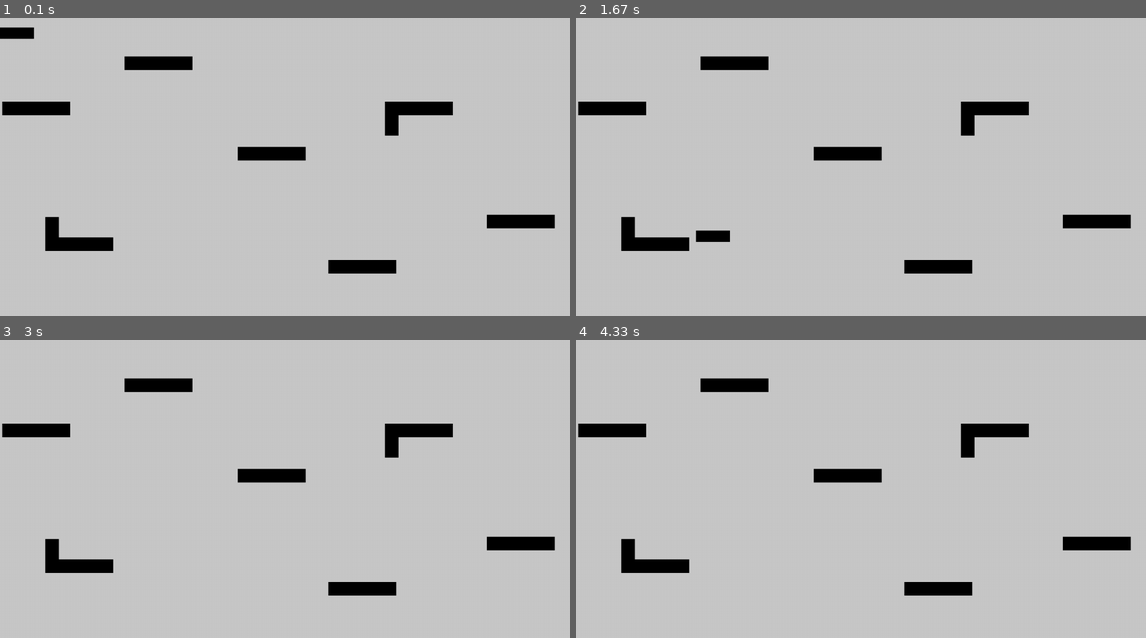
Above: before the commit, frames 1-4 (two rows, left to right).
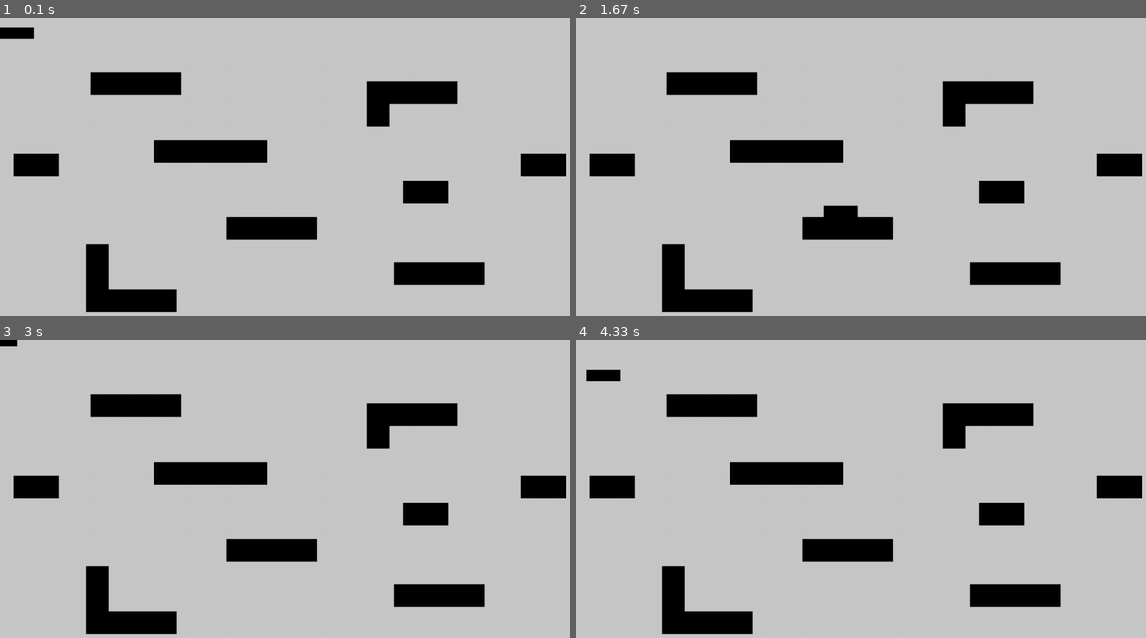
Above: after the commit, the same moments.

Repository: CS196Illinois/Group10-FA21
Game: pygame game, started from Project/basicCharacter.py
The game is run twice, just before and just after one commit, with the same random seed, the same clock (stepped at 60 frames per second) and the same inputs.
Inputs:
- Up to frame 1 (0.1 s): no input
- Up to frame 2 (1.67 s): hold Right 0.33-0.8 s; hold Up 0.83-1.13 s; hold Right 1.17-1.63 s
- Up to frame 3 (3 s): hold Left 1.67-2.2 s; tap Space at 2.57, 2.97 s; hold Left from 2.9 s (still down)
- Up to frame 4 (4.33 s): tap Space at 3.27, 3.4, 3.8, 4.1 s; release Left at 3.3 s; hold Up 3.33-3.7 s; hold Right from 3.73 s (still down)

The runs differ from the first frame. In frame 1, 14% of the frame differs, in the area x 0-100%, y 12-99%; in frame 2, 14%; in frame 3, 14%; in frame 4, 14%.

Commit message:
polish player movement, platform reconfiguration

Diff:
--- a/Project/basicCharacter.py
+++ b/Project/basicCharacter.py
@@ -9,6 +9,7 @@
     K_LEFT,
     K_RIGHT,
     K_ESCAPE,
+    K_SPACE,
     KEYDOWN,
     QUIT,
 )
@@ -19,6 +20,8 @@
 
 PLAYER_ONE_START_X = 0
 PLAYER_ONE_START_Y = 0
+
+PLAYER_MOVE_SPEED = 8
 
 class Player(pygame.sprite.Sprite):
 
@@ -32,34 +35,44 @@
 
 
     def update(self, pressed_keys, possibleCollisionSprites):
-        if self.touchingPlatform:
-            self.dx = 0
-
+        self.moving = False
         if pressed_keys[K_UP] and self.touchingPlatform:
-            self.dy = -15
+            self.dy = -20
         if pressed_keys[K_DOWN]:
             #debug float, replace with groundpound later
             self.dy = 5
         if pressed_keys[K_LEFT]:
-            if self.touchingPlatform:
-                self.dx = -5
-            elif self.dx > -5:
-                self.dx -= .5
+            self.moving = True
+            if self.dx > PLAYER_MOVE_SPEED * -1:
+                if self.touchingPlatform:
+                    self.dx -= 2
+                else:
+                    self.dx -= 1
         if pressed_keys[K_RIGHT]:
-            if self.touchingPlatform:
-                self.dx = 5
-            elif self.dx < 5:
-                self.dx += .5
+            self.moving = True
+            if self.dx < PLAYER_MOVE_SPEED:
+                if self.touchingPlatform:
+                    self.dx += 2
+                else:
+                    self.dx += 1
+        #resets character position for demo
+        if pressed_keys[K_SPACE]:
+            self.dx = 0
+            self.dy = 0
+            self.rect.center = (0,0)
+        #deceleration/friction
+        if self.touchingPlatform and not self.moving:
+            self.dx = 0
 
         self.dy += 1
+
+        # cool collision detection below here
         self.oldrect = self.rect.copy()
         #steps forward one tick of movement and sees if there is a collision then
         self.rect.move_ip(self.dx,self.dy)
         self.collidedList = pygame.sprite.spritecollide(self, possibleCollisionSprites, False)
         self.collidedList.remove(self) #prevent the player from colliding with itself
         self.touchingPlatform = False
-
-
         #if no collisions, you're done, just return
         if not self.collidedList:
             return
@@ -115,7 +128,8 @@
         self.surf = pygame.Surface((xSize,ySize))
         self.surf.set_colorkey((0,0,1), RLEACCEL)
         self.rect = self.surf.get_rect(
-            center = (xPos, yPos)
+            left = xPos,
+            top = yPos
         )
 
 # helper function that creates a new platform and adds it to the needed sprite groups
@@ -130,8 +144,6 @@
 
 screen = pygame.display.set_mode((SCREEN_WIDTH, SCREEN_HEIGHT))
 
-
-
 player = Player()
 
 
@@ -143,24 +155,31 @@
 solid_sprites = pygame.sprite.Group()
 solid_sprites.add(player)
 
-# (xpos, ypos, xsize, ysize): xpos, ypos represents coordinates of the center of the rectangle
-# normal rectangle platforms
-
-xSizeFactor = 150
-
-newPlatform(80, 200, xSizeFactor, 30)
-newPlatform(350, 100, xSizeFactor, 30)
-newPlatform(600, 300, xSizeFactor, 30)
-newPlatform(800, 550, xSizeFactor, 30)
-newPlatform(1150, 450, xSizeFactor, 30)
-
-# L-shaped platform #1
-newPlatform(175, 500, 150, 30)
-newPlatform(115, 475, 30, 70)
-
-# L-shaped platform #2
-newPlatform(925, 200, 150, 30)
-newPlatform(865, 225, 30, 70)
+# (xpos, ypos, xsize, ysize): xpos, ypos represents coordinates of the top left corner
+
+# "Standard" width of platform
+pw = 50
+
+# player 1 start location
+newPlatform(30, 300, pw * 2, pw)
+
+# player 2 start location
+newPlatform(SCREEN_WIDTH - 30 - (pw * 2), 300, pw * 2, pw)
+
+# flat platforms
+newPlatform(200, 120, pw * 4, pw)
+newPlatform(340, 270, pw * 5, pw)
+newPlatform(500, 440, pw * 4, pw)
+newPlatform(870, 540, pw * 4, pw)
+newPlatform(890, 360, pw * 2, pw)
+
+# L platform 1
+newPlatform(190, 500, pw, pw * 3)
+newPlatform(190, 500 + (pw * 2), pw * 4, pw)
+
+# L platform 2
+newPlatform(810, 140, pw, pw * 2)
+newPlatform(810 + pw, 140, pw * 3, pw)
 
 #move_up_sound = pygame.mixer.Sound("ao.ogg")
 #move_down_sound = pygame.mixer.Sound("ao.ogg")
